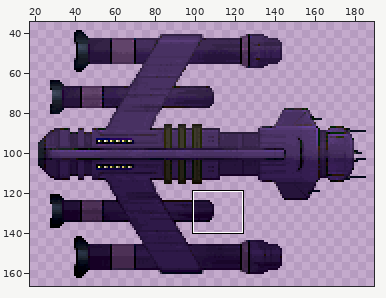
One commit to this sprite sheet: source/public/img/ships/CorillaniVaconi.png. Above, an overview of the earlier version with the close-up marked.
Close-up. Before the commit:
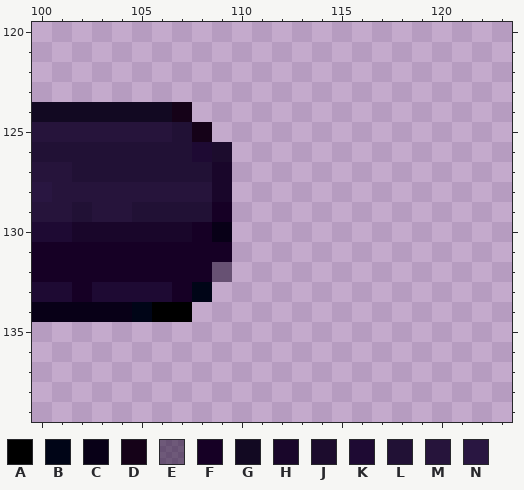
The file is 200x200 pixels. Pixels under 10% opacity are left out. Colours within 5 levels of each other are drawn and written as one. Shown: x 100..123, y 120..139. The wide view leaves out empty margins. The commit also changed other parts of the picture, which this record leaves out.
Palette (. is transparent): A #000000  B #000517  C #080017  D #150218  E #11001f7a  F #160025  G #120922  H #19062a  J #1c0c2d  K #1e0a33  L #211135  M #26143b  N #291641
Pixels before, first column x 100:
124 GGGGGGGD..
125 MMMMMMMLD.
126 LLLLLLLLKJ
127 MMLLLLLLLH
128 NMMMMMMMMH
129 MMLMMLLLLF
130 KKHHHHHHFC
131 FFFFFFFFFF
132 FFFFFFFFFE
133 KKFKKKKFB.
134 CCCCCBAA..
After:
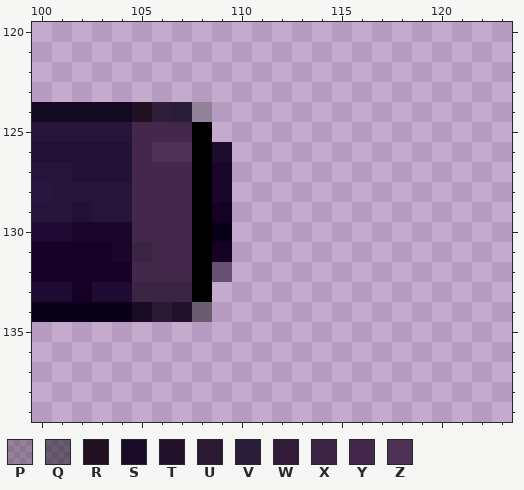
Colours new in this view: P #0000003e  Q #00000075  R #211020  S #1a0c27  T #22112a  U #2c1933  V #2a1d39  W #311c3a  X #3c2444  Y #43284c  Z #4d3156
Changes in this commit:
y 124: x 105..108 GGD. -> RWVP
y 125: x 105..108 MMLD -> YYYA
y 126: x 105..108 LLLK -> YZZA
y 127: x 105..108 LLLL -> YYYA
y 128: x 105..108 MMMM -> YYYA
y 129: x 105..108 LLLL -> YYYA
y 130: x 105..108 HHHF -> YYYA
y 131: x 104..108 FFFFF -> HXYYA
y 132: x 105..108 FFFF -> YYYA
y 133: x 105..108 KKFB -> XXXA
y 134: x 105..108 BAA. -> SUTQ
Where, in picture pixels (left, top, right, bottom), the same in both close-ups:
changed: (112, 102, 212, 322)
